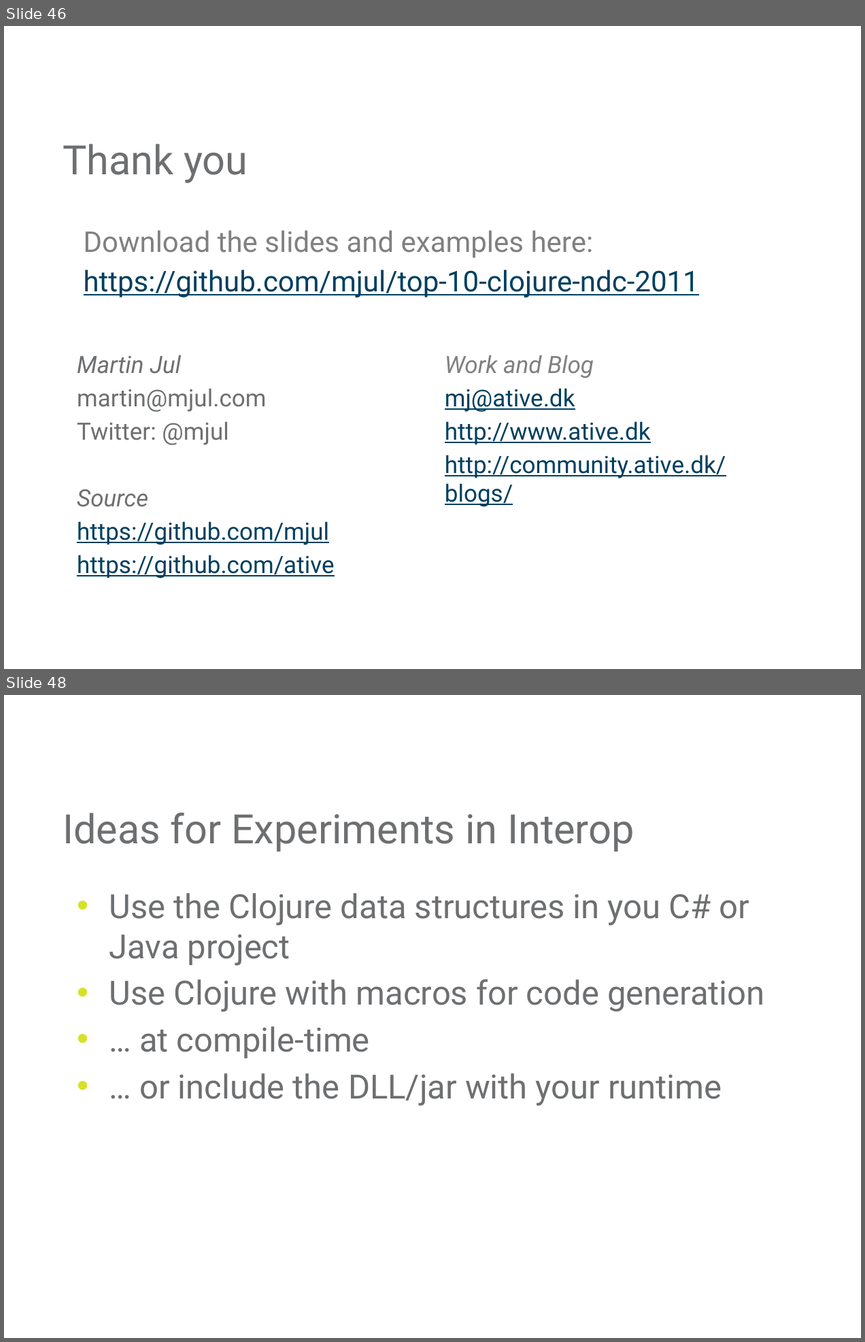
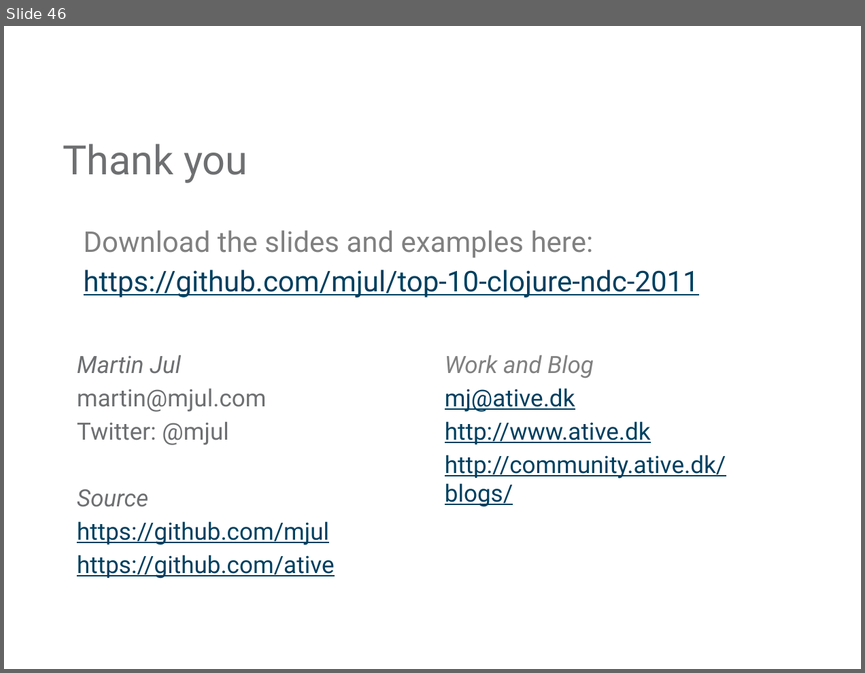
Before and after one commit to mjul/top-10-clojure-ndc-2011, a slide deck: Top Things to Learn From Clojure.pptx. Shown one above the other, each under a label of ours: slides 46 and 48 before the commit, slide 46 after it; the slides between them are not shown. The pictures are 865x1342 and 865x673 pixels, drawn with LibreOffice and Linux fonts; fonts in the diff are those of the drawing; background and template pictures are left out. Boxes give left, top, right and bottom in pixels: in the first picture for what was removed or moved away, otherwise in the second. Text is boxed around its words. In the diff, an @@ line names an element or a change of style, - is before the commit and + after.

```diff
--- a/Top Things to Learn From Clojure.pptx
+++ b/Top Things to Learn From Clojure.pptx
@@ slide 48 removed at bbox=[4, 695, 861, 1338], background #FFFFFF @@
@@ title removed at bbox=[62, 813, 634, 851] @@
-Ideas for Experiments in Interop
@@ text removed at bbox=[109, 893, 765, 1106] @@
-• Use the Clojure data structures in you C# or Java project
-• Use Clojure with macros for code generation
-• … at compile-time
-• … or include the DLL/jar with your runtime
```
Also in this commit, not shown: 13 other slides removed, 1 other file.
